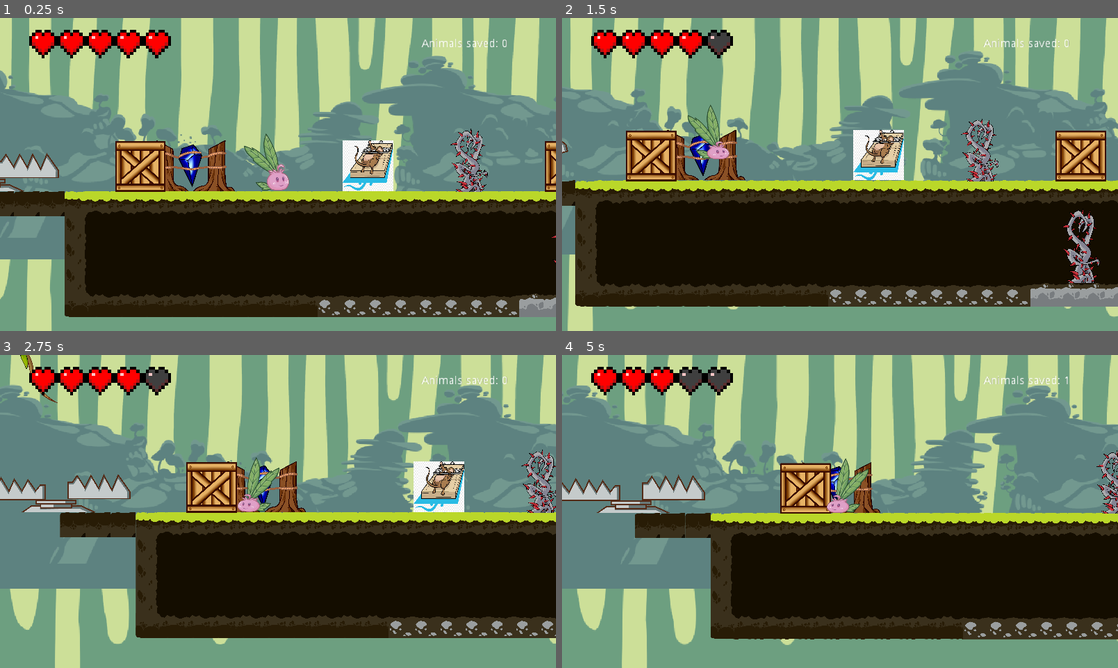
Above: before the commit, frames 1-4 (two rows, left to right).
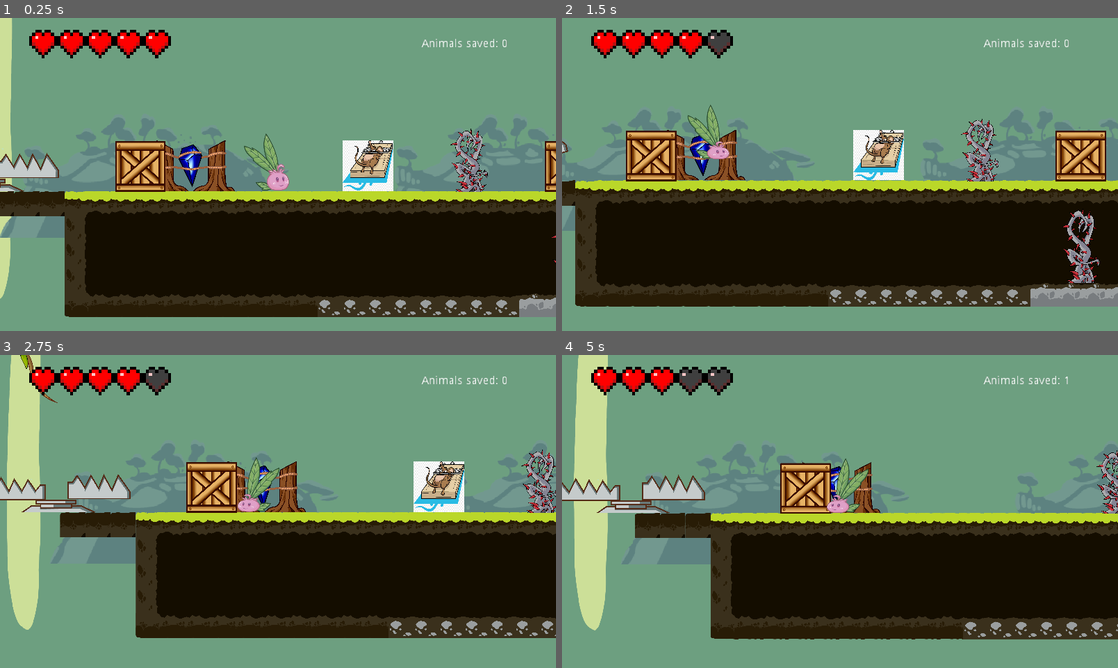
Above: after the commit, the same moments.

Repository: DamianKoch1/OnionsAdventure
Game: Godot game, scene res://Levels/Prototype 0.tscn
Two runs of this game, one before a commit and one after it. Both use one fixed random seed, a clock stepped at 60 frames per second and the inputs below. This scene is started directly instead of the project's main scene.
Inputs:
- Up to frame 1 (0.25 s): no input
- Up to frame 2 (1.5 s): hold Right (ui_right) from 0.53 s (still down); tap E (push) at 0.6, 1.35 s; tap Space (jump) at 0.77 s
- Up to frame 3 (2.75 s): tap Space (jump) at 1.52 s; release Right (ui_right) at 2.03 s; hold Left (ui_left) from 2.03 s (still down); tap E (push) at 2.1 s
- Up to frame 4 (5 s): release Left (ui_left) at 2.78 s; hold Right (ui_right) 2.78-4.28 s; tap E (push) at 2.85, 3.6, 4.35 s; tap Space (jump) at 3.02, 3.77, 4.52 s; hold Left (ui_left) from 4.28 s (still down)

The runs differ from the first frame. In frame 1, 26% of the frame differs, in the area x 0-100%, y 0-100%; in frame 2, 23%; in frame 3, 29%; in frame 4, 31%.

Commit message:
created folders for enemy types, started working on save/load

Diff:
--- a/Enemies/Enemy.tscn
+++ b/Enemies/Enemy/Enemy.tscn
@@ -1,7 +1,9 @@
 [gd_scene load_steps=6 format=2]
 
-[ext_resource path="res://Enemies/Enemy.gd" type="Script" id=1]
-[ext_resource path="res://Enemies/enemy placeholder 1.png" type="Texture" id=2]
+[ext_resource path="res://Enemies/Enemy/Enemy.gd" type="Script" id=1]
+[ext_resource path="res://Enemies/Enemy/enemy placeholder 1.png" type="Texture" id=2]
+
+
 
 [sub_resource type="Curve2D" id=1]
 
--- a/Enemies/FollowingEnemy.gd
+++ b/Enemies/FollowingEnemy/FollowingEnemy.gd
@@ -1,4 +1,4 @@
-extends "res://Enemies/Enemy.gd"
+extends "res://Enemies/Enemy/Enemy.gd"
 #has all functions and variables from enemy class if not overwritten
 
 var startpos
--- a/Enemies/FollowingEnemy.tscn
+++ b/Enemies/FollowingEnemy/FollowingEnemy.tscn
@@ -1,7 +1,9 @@
 [gd_scene load_steps=6 format=2]
 
-[ext_resource path="res://Enemies/FollowingEnemy.gd" type="Script" id=1]
-[ext_resource path="res://Enemies/enemy placeholder 2.png" type="Texture" id=2]
+[ext_resource path="res://Enemies/FollowingEnemy/FollowingEnemy.gd" type="Script" id=1]
+[ext_resource path="res://Enemies/FollowingEnemy/enemy placeholder 2.png" type="Texture" id=2]
+
+
 
 [sub_resource type="RectangleShape2D" id=1]
 
--- a/Enemies/Snail.gd
+++ b/Enemies/Snail/Snail.gd
@@ -1,4 +1,4 @@
-extends "res://Enemies/Enemy.gd"
+extends "res://Enemies/Enemy/Enemy.gd"
 #has all functions and variables from enemy class if not overwritten
 
 #called by biewe
--- a/Enemies/Snail.tscn
+++ b/Enemies/Snail/Snail.tscn
@@ -1,7 +1,8 @@
 [gd_scene load_steps=4 format=2]
 
-[ext_resource path="res://Enemies/Snail.gd" type="Script" id=1]
-[ext_resource path="res://Enemies/enemy placeholder 3.jpg" type="Texture" id=2]
+[ext_resource path="res://Enemies/Snail/Snail.gd" type="Script" id=1]
+[ext_resource path="res://Enemies/Snail/enemy placeholder 3.jpg" type="Texture" id=2]
+
 
 [sub_resource type="Curve2D" id=1]
 
--- a/Enemies/Worm.gd
+++ b/Enemies/Worm/Worm.gd
@@ -1,4 +1,4 @@
-extends "res://Enemies/Enemy.gd"
+extends "res://Enemies/Enemy/Enemy.gd"
 #has all functions and variables from enemy class if not overwritten
 
 onready var diggedOut = false
--- a/Enemies/Worm.tscn
+++ b/Enemies/Worm/Worm.tscn
@@ -1,7 +1,8 @@
 [gd_scene load_steps=5 format=2]
 
-[ext_resource path="res://Enemies/Worm.gd" type="Script" id=1]
-[ext_resource path="res://Enemies/enemy placeholder 4.png" type="Texture" id=2]
+[ext_resource path="res://Enemies/Worm/Worm.gd" type="Script" id=1]
+[ext_resource path="res://Enemies/Worm/enemy placeholder 4.png" type="Texture" id=2]
+
 
 [sub_resource type="RectangleShape2D" id=1]
 
--- a/Levels/Prototype 0.tscn
+++ b/Levels/Prototype 0.tscn
@@ -15,20 +15,25 @@
 [ext_resource path="res://Objects/Trap/Trap.tscn" type="PackedScene" id=13]
 [ext_resource path="res://Objects/Obstacles/DamagingObstacle.tscn" type="PackedScene" id=14]
 [ext_resource path="res://Assets/asset_vine_thorns_1.png" type="Texture" id=15]
-[ext_resource path="res://Enemies/Enemy.tscn" type="PackedScene" id=16]
-[ext_resource path="res://Enemies/FollowingEnemy.tscn" type="PackedScene" id=17]
+[ext_resource path="res://Enemies/Enemy/Enemy.tscn" type="PackedScene" id=16]
+[ext_resource path="res://Enemies/FollowingEnemy/FollowingEnemy.tscn" type="PackedScene" id=17]
 [ext_resource path="res://Objects/interactable NPCs/TrappedNPC/TrappedNPC.tscn" type="PackedScene" id=18]
 [ext_resource path="res://Camera/Camera.tscn" type="PackedScene" id=19]
 [ext_resource path="res://Objects/interactable NPCs/Biewe/Biewe.tscn" type="PackedScene" id=20]
-[ext_resource path="res://Enemies/Snail.tscn" type="PackedScene" id=21]
-[ext_resource path="res://Enemies/Worm.tscn" type="PackedScene" id=22]
-[ext_resource path="res://Enemies/Bitchy_Linework_red.png" type="Texture" id=23]
-[ext_resource path="res://Enemies/Bitchy_bright.png" type="Texture" id=24]
-[ext_resource path="res://Enemies/Bitchy_Satu.png" type="Texture" id=25]
-[ext_resource path="res://Enemies/Mealy_Variation.png" type="Texture" id=26]
-[ext_resource path="res://Enemies/Snarki_Snark_Variation.png" type="Texture" id=27]
-[ext_resource path="res://Enemies/Muddy_Variation.png" type="Texture" id=28]
+[ext_resource path="res://Enemies/Snail/Snail.tscn" type="PackedScene" id=21]
+[ext_resource path="res://Enemies/Worm/Worm.tscn" type="PackedScene" id=22]
+[ext_resource path="res://Enemies/Enemy/Bitchy_Linework_red.png" type="Texture" id=23]
+[ext_resource path="res://Enemies/Enemy/Bitchy_bright.png" type="Texture" id=24]
+[ext_resource path="res://Enemies/Enemy/Bitchy_Satu.png" type="Texture" id=25]
+[ext_resource path="res://Enemies/Worm/Mealy_Variation.png" type="Texture" id=26]
+[ext_resource path="res://Enemies/Snail/Snarki_Snark_Variation.png" type="Texture" id=27]
+[ext_resource path="res://Enemies/Enemy/Muddy_Variation.png" type="Texture" id=28]
 [ext_resource path="res://Assets/Background/ParallaxBackground.tscn" type="PackedScene" id=29]
+
+
+
+
+
 
 [sub_resource type="Curve2D" id=1]
 
--- a/Menus/MainMenu/MainMenu.tscn
+++ b/Menus/MainMenu/MainMenu.tscn
@@ -60,7 +60,7 @@
 gradient = SubResource( 2 )
 width = 2048
 
-[node name="MainMenu" type="Container"]
+[node name="MainMenu" type="Container" index="0"]
 
 pause_mode = 2
 anchor_left = 0.0
--- /dev/null
+++ b/SaveGame.gd
@@ -0,0 +1 @@
+extends Node
--- a/project.godot
+++ b/project.godot
@@ -17,6 +17,7 @@
 [autoload]
 
 global="*res://global.gd"
+SaveGame="*res://SaveGame.gd"
 
 [display]
 
Renamed: Enemies/Bitchy_Grey_Grey.png -> Enemies/Enemy/Bitchy_Grey_Grey.png
Not shown, changed: Enemies/Enemy/Bitchy_Grey_Grey.png.import
Renamed: Enemies/Bitchy_Linework_red.png -> Enemies/Enemy/Bitchy_Linework_red.png
Not shown, changed: Enemies/Enemy/Bitchy_Linework_red.png.import
Renamed: Enemies/Bitchy_Satu.png -> Enemies/Enemy/Bitchy_Satu.png
Not shown, changed: Enemies/Enemy/Bitchy_Satu.png.import
Renamed: Enemies/Bitchy_bright.png -> Enemies/Enemy/Bitchy_bright.png
Not shown, changed: Enemies/Enemy/Bitchy_bright.png.import
Renamed: Enemies/Enemy.gd -> Enemies/Enemy/Enemy.gd
Renamed: Enemies/Muddy_Variation.png -> Enemies/Enemy/Muddy_Variation.png
Not shown, changed: Enemies/Enemy/Muddy_Variation.png.import
Renamed: Enemies/enemy placeholder 1.png -> Enemies/Enemy/enemy placeholder 1.png
(and 11 more such lines)
